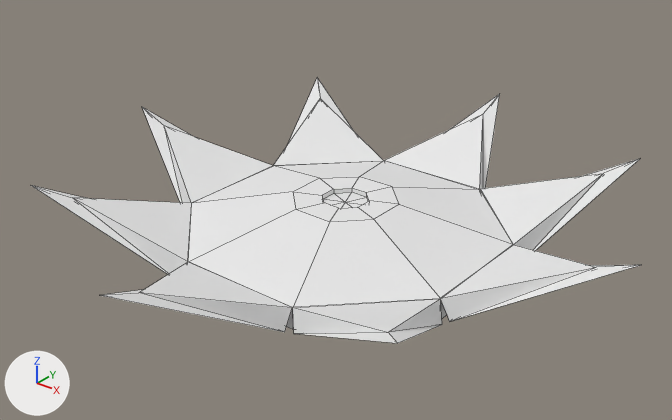
An edit to the OBJ model Mecha Mayhem/projects/Prototype/res/morph/spawner/spawner3.obj, drawn before and after from the same camera.
Camera for both pictures: a 50 mm camera at (3.08, -3.95, 2.64) aimed at (-0.04, -0.04, 0.22). Lighting does not change. The marker at lower left points along +X, +Y and +Z. Mesh edges are drawn as thin lines. Where no turn or scale is listed for an object, it has been applied to the vertices. Vertices at the same position are counted once.
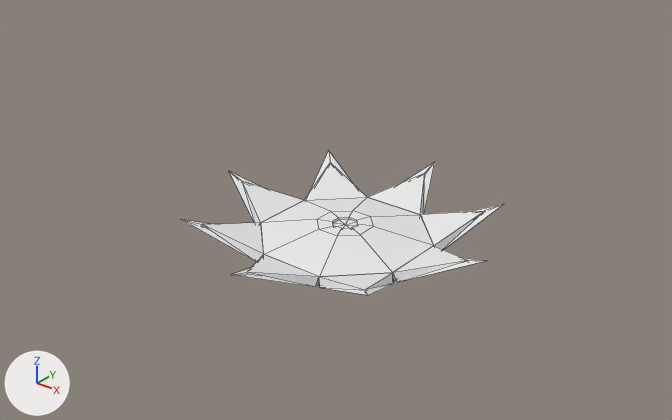
Boxes [x1, y1, x2, y2] around the edits, measured in the pictures (672 x 420 px; the box of a moved part takes in the faces that stretch with it):
'Cone', reshaped (47% narrower, 45% shorter): before [31, 78, 640, 343]; after [181, 150, 503, 295]
part 1 of me_cone, moved or reshaped: before [100, 262, 292, 332]; after [231, 255, 319, 287]
part 2 of me_cone, moved or reshaped: before [293, 299, 442, 343]; after [319, 273, 394, 295]
part 3 of me_cone, moved or reshaped: before [440, 245, 640, 321]; after [393, 246, 487, 282]
part 4 of me_cone, moved or reshaped: before [480, 159, 639, 250]; after [420, 204, 503, 250]
part 5 of me_cone, moved or reshaped: before [384, 94, 499, 194]; after [368, 162, 435, 218]
part 6 of me_cone, moved or reshaped: before [273, 78, 384, 166]; after [305, 150, 367, 200]
part 7 of me_cone, moved or reshaped: before [142, 107, 273, 203]; after [229, 171, 304, 223]
part 8 of me_cone, moved or reshaped: before [31, 185, 192, 274]; after [181, 219, 264, 262]
part 9 of me_cone, moved or reshaped: before [188, 161, 513, 330]; after [261, 197, 434, 286]

Diff of the bpy script that builds the scene:
```diff
--- a/Mecha Mayhem/projects/Prototype/res/morph/spawner/spawner3.obj.py
+++ b/Mecha Mayhem/projects/Prototype/res/morph/spawner/spawner3.obj.py
@@ mat_material_007 @@
+mat_material_007 = principled_material('Material.007')
+mat_material_007.base_color = (0.8, 0.8, 0.8)  # white #e7e7e7
+mat_material_007.roughness = 1.0
@@ mat_material_006 @@
+mat_material_006 = principled_material('Material.006')
+mat_material_006.base_color = (0.8, 0.8, 0.8)  # white #e7e7e7
+mat_material_006.roughness = 1.0
@@ mat_material_008 @@
+mat_material_008 = principled_material('Material.008')
+mat_material_008.base_color = (0.8, 0.8, 0.8)  # white #e7e7e7
+mat_material_008.roughness = 1.0
@@ me_cone @@
 # used by ob_cone; location = (0.0, 0.0, 0.0)
-me_cone.from_pydata(...)  # 138 vertices, 152 faces; spans x -1.79..1.79, y -1.79..1.79, z 0.0..0.47
+me_cone.from_pydata(...)  # 138 vertices, 152 faces; spans x -0.97..0.97, y -0.97..0.97, z 0.0..0.21
+# me_cone part 1: the loose piece of 12 vertices spanning x -0.38..0.38, y -1.79..-0.92, z 0.02..0.47 is scaled about the mesh origin by (0.541, 0.541, 0.446)
+# me_cone part 2: the loose piece of 12 vertices spanning x 0.38..1.27, y -1.27..-0.38, z 0.02..0.47 is scaled about the mesh origin by (0.541, 0.541, 0.446)
+# me_cone part 3: the loose piece of 12 vertices spanning x 0.92..1.79, y -0.38..0.38, z 0.02..0.47 is scaled about the mesh origin by (0.541, 0.541, 0.446)
+# me_cone part 4: the loose piece of 12 vertices spanning x 0.38..1.27, y 0.38..1.27, z 0.01..0.47 is scaled about the mesh origin by (0.541, 0.541, 0.446)
+# me_cone part 5: the loose piece of 12 vertices spanning x -0.39..0.38, y 0.92..1.79, z 0.02..0.47 is scaled about the mesh origin by (0.541, 0.541, 0.446)
+# me_cone part 6: the loose piece of 12 vertices spanning x -1.27..-0.38, y 0.38..1.27, z 0.02..0.47 is scaled about the mesh origin by (0.541, 0.541, 0.446)
+# me_cone part 7: the loose piece of 12 vertices spanning x -1.79..-0.92, y -0.38..0.38, z 0.02..0.47 is scaled about the mesh origin by (0.541, 0.541, 0.446)
+# me_cone part 8: the loose piece of 12 vertices spanning x -1.27..-0.38, y -1.27..-0.38, z 0.02..0.47 is scaled about the mesh origin by (0.541, 0.541, 0.446)
+# me_cone part 9
+# 41 vertices are removed from x -0.92..0.92, y -0.92..0.92, z 0.0..0.3
+# 48 faces are deleted
+# 33 vertices are added at x -0.5..0.5, y -0.5..0.5, z 0.0..0.13
+# 8 new vertices lie (0.0, 0.0, 0.06) away from vertices in x -0.5..0.5, y -0.5..0.5, z 0.0
+# 4 new faces join them, mat_material_001 (white #e7e7e7)
+# 8 new faces join them, mat_material_002 (white #e7e7e7)
+# 16 new faces join them, mat_material_004 (white #e7e7e7)
+# 8 new faces join them, mat_material_005 (white #e7e7e7)
+# 4 new faces join them, mat_material_007 (white #e7e7e7)
+# 8 new faces join them, mat_material_008 (white #e7e7e7)
 me_cone.materials.append(mat_material_001)
@@ me_cone @@
 me_cone.materials.append(mat_material_005)
+me_cone.materials.append(mat_material_006)  # white #e7e7e7
+me_cone.materials.append(mat_material_007)  # white #e7e7e7
+me_cone.materials.append(mat_material_008)  # white #e7e7e7
```
